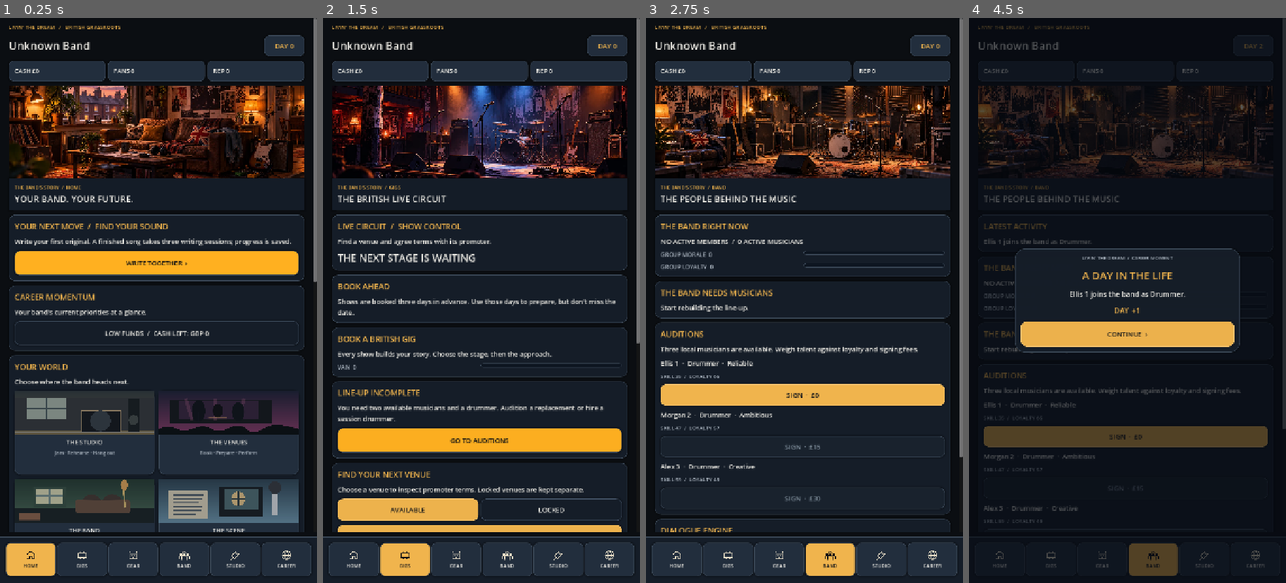
Above: before the commit, frames 1-4 (left to right).
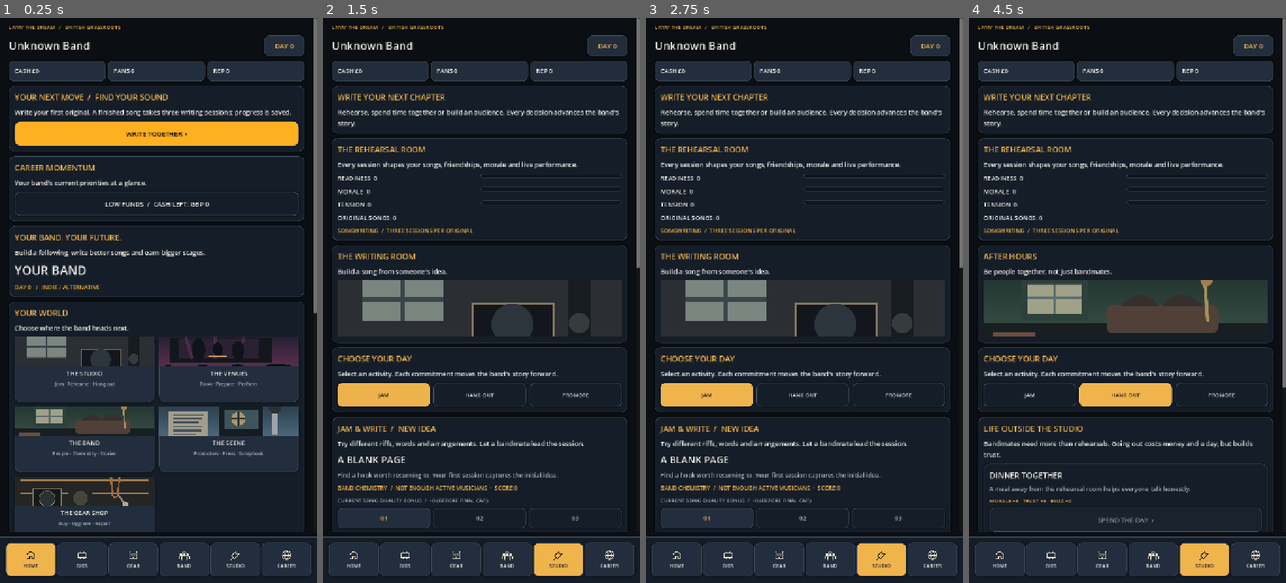
Above: after the commit, the same moments.

Repository: alimuir654-rgb/BandMaster
Game: Godot game, scene res://Scenes/CareerHub.tscn
The game is run twice, just before and just after one commit, with the same random seed, the same clock (stepped at 60 frames per second) and the same inputs. This scene is started directly instead of the project's main scene.
Inputs (mouse positions are in pixels of both pictures, inside the frame that each line leads up to):
- Up to frame 1 (0.25 s): no input
- Up to frame 2 (1.5 s): click "WRITE TOGETHER ›" at 0.5 s; click "JAM" at 1.25 s
- Up to frame 3 (2.75 s): click (801, 441) at 2 s, where only the run before the commit has a clickable "GO TO AUDITIONS"
- Up to frame 4 (4.5 s): click (1124, 396) at 2.75 s, where only the run before the commit has a clickable "SIGN · £0"; click (1127, 334) at 3.5 s, where only the run before the commit has a clickable "CONTINUE ›"; click (1124, 436) at 4.25 s, where only the run before the commit has a clickable "SIGN · £0"

The runs differ from the first frame. In frame 1, 35% of the frame differs, in the area x 2-100%, y 12-91%; in frame 2, 33%; in frame 3, 29%; in frame 4, 39%, in the area x 0-100%, y 0-99%.
Error before the commit: Invalid access to property or key 'band' on a base object of type 'Dictionary'. (res://Scripts/career_hub.gd:1200)

Commit message:
Put gameplay first by reducing decorative hero scrolling

Diff:
--- a/Scripts/career_hub.gd
+++ b/Scripts/career_hub.gd
@@ -138,10 +138,10 @@
 func _progress(parent: Node, name: String, value: int, maximum: int = 100) -> void:
  var row := HBoxContainer.new()
  parent.add_child(row)
- var label := _label(row,name + "  %d" % value,13,UI.MUTED)
+ var label := _label(row,name + "  %d" % value,14,UI.WHITE)
  label.size_flags_horizontal = Control.SIZE_EXPAND_FILL
  var bar := ProgressBar.new()
- bar.custom_minimum_size = Vector2(105,20)
+ bar.custom_minimum_size = Vector2(105,12)
  bar.size_flags_horizontal = Control.SIZE_EXPAND_FILL
  UI.themed_progress(bar,_genre_id())
  bar.max_value = maxi(1,maximum)
@@ -180,7 +180,8 @@
  content.add_theme_constant_override("separation",10)
  margin.add_child(content)
  _header()
- _hero()
+ if tab != "HOME" and tab != "ACTIONS" and tab != "BAND":
+  _hero()
  if not message.is_empty():
   _card("LATEST ACTIVITY",message)
  match tab:
@@ -289,6 +290,10 @@
   momentum.add_child(signal_button)
   signal_button.pressed.connect(func() -> void: _switch(target_tab))
 
+ var stage := _card("YOUR BAND. YOUR FUTURE.","Build a following, write better songs and earn bigger stages.")
+ var band_label := _label(stage,str(save_data.get("band",{}).get("name","YOUR BAND")),28,UI.WHITE)
+ band_label.size_flags_horizontal = Control.SIZE_EXPAND_FILL
+ _label(stage,"DAY %d   /   %s" % [_num("tour_day"),str(Genres.from_save(save_data)["name"]).to_upper()],13,UI.palette(_genre_id())["accent"])
  var destinations := _card("YOUR WORLD","Choose where the band heads next.")
  var places := GridContainer.new()
  places.columns = CareerLayout.destination_columns(get_viewport_rect().size.x)
@@ -305,7 +310,7 @@
   var data: Dictionary = spot
   var tile := Button.new()
   tile.size_flags_horizontal = Control.SIZE_EXPAND_FILL
-  tile.custom_minimum_size.y = 168 if CareerLayout.is_compact(get_viewport_rect().size.x) else 190
+  tile.custom_minimum_size.y = 112 if CareerLayout.is_compact(get_viewport_rect().size.x) else 148
   tile.add_theme_stylebox_override("normal",UI.style(UI.ALT,14))
   tile.add_theme_stylebox_override("hover",UI.style(UI.ALT.lightened(0.12),14))
   tile.add_theme_stylebox_override("pressed",UI.style(UI.PANEL,14))
@@ -316,7 +321,7 @@
   tile_content.add_theme_constant_override("separation",6)
   tile.add_child(tile_content)
   var art := TextureRect.new()
-  art.custom_minimum_size.y = 82 if CareerLayout.is_compact(get_viewport_rect().size.x) else 100
+  art.custom_minimum_size.y = 36 if CareerLayout.is_compact(get_viewport_rect().size.x) else 66
   art.size_flags_horizontal = Control.SIZE_EXPAND_FILL
   art.expand_mode = TextureRect.EXPAND_IGNORE_SIZE
   art.stretch_mode = TextureRect.STRETCH_KEEP_ASPECT_COVERED
@@ -890,7 +895,7 @@
  var mode_descriptions := {"JAM":"Build a song from someone's idea.","HANG OUT":"Be people together, not just bandmates.","PROMOTE":"Get your name around town."}
  var scene_card := _card(str(mode_titles.get(action_view,"THE STUDIO")),str(mode_descriptions.get(action_view,"")))
  var scene_art := TextureRect.new()
- scene_art.custom_minimum_size.y = CareerLayout.studio_banner_height(get_viewport_rect().size.x)
+ scene_art.custom_minimum_size.y = 88 if CareerLayout.is_compact(get_viewport_rect().size.x) else 128
  scene_art.expand_mode = TextureRect.EXPAND_IGNORE_SIZE
  scene_art.stretch_mode = TextureRect.STRETCH_KEEP_ASPECT_COVERED
  scene_art.mouse_filter = Control.MOUSE_FILTER_IGNORE
